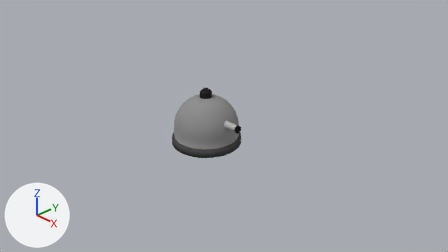
Two versions of the Blender file Assets/Blender Models/Turret.blend, one commit apart.
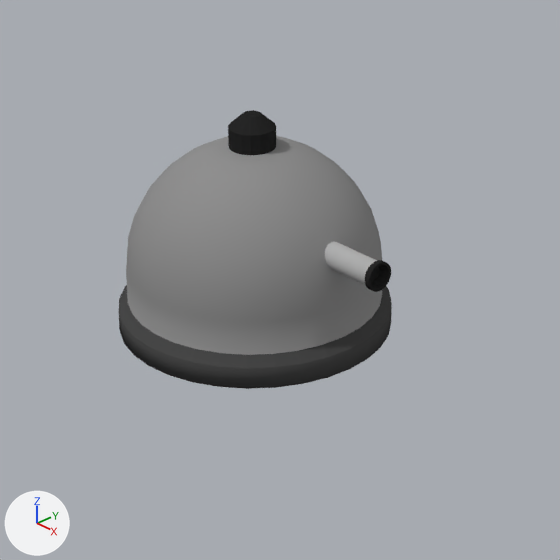
Each version is shown from the file's camera 'Camera', then close up on the part from 32% to 63% of the width and 24% to 80% of the height. Lighting does not change. The marker at lower left points along +X, +Y and +Z.
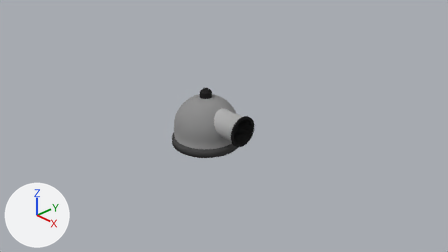
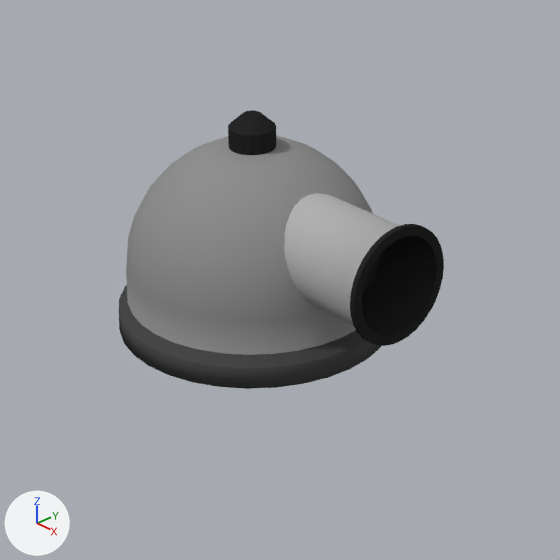
Pixel boxes (x1, y1, x2, y2) of what changed, in the close-ups (560 x 560 px; the box of a moved part takes in the faces that stretch with it):
'Sphere', reshaped (19% wider): before (118, 110, 392, 389); after (118, 110, 444, 389)
part 1 of me_sphere, moved or reshaped: before (325, 242, 391, 292); after (284, 193, 444, 346)

What changed in the scene script:
```text
Change me_sphere:
    used by ob_sphere; location = (0.0, 0.0, 0.555)
    remove me_sphere.from_pydata(...)  # 592 vertices, 516 faces; spans x -0.79..1.02, y -0.79..0.79, z -0.52..0.77
    add me_sphere.from_pydata(...)  # 592 vertices, 516 faces; spans x -0.79..1.16, y -0.79..0.79, z -0.52..0.77
    me_sphere part 1: 192 of 592 vertices moved; they spanned x 0.6..1.02, y -0.08..0.08, z 0.06..0.23 and now span x 0.42..1.16, y -0.34..0.34, z -0.2..0.48; mean shift (0.05, 0.0, 0.0); largest move (0.98, -0.08, 0.16) -> (1.13, -0.33, 0.21)
```
